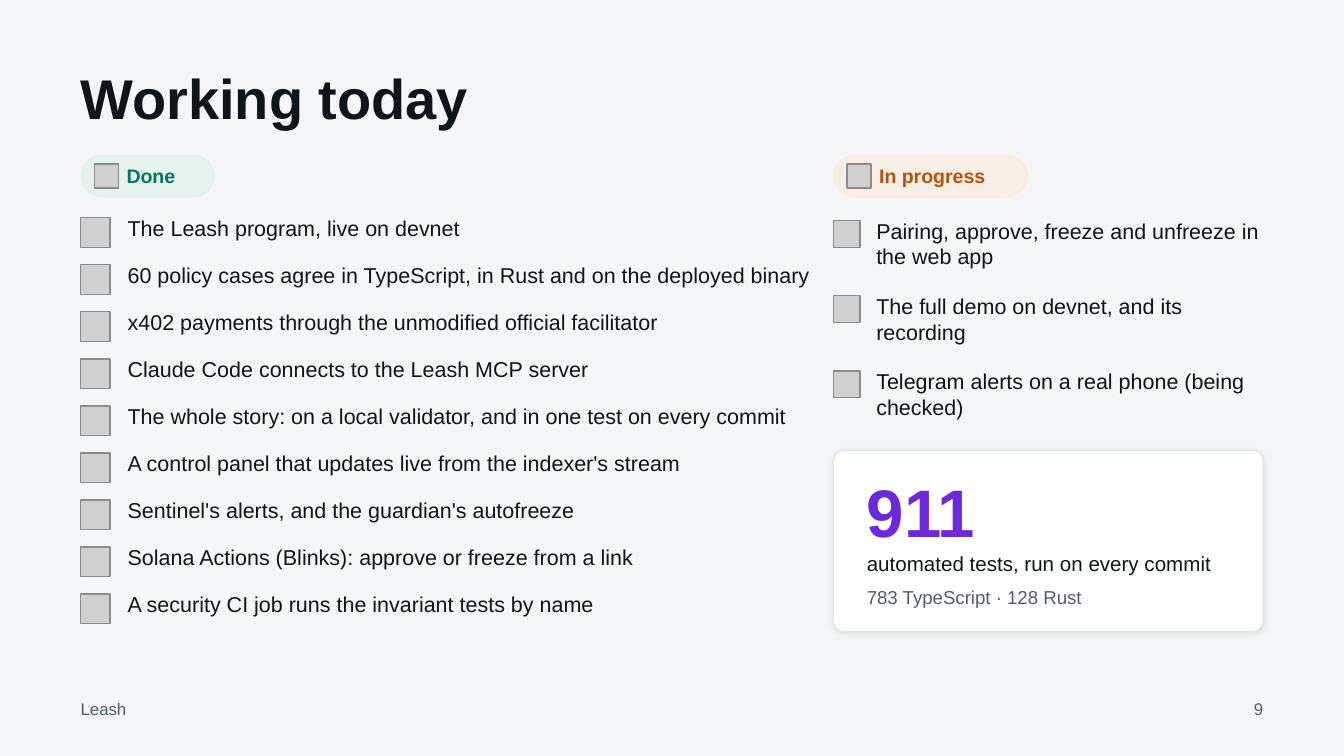
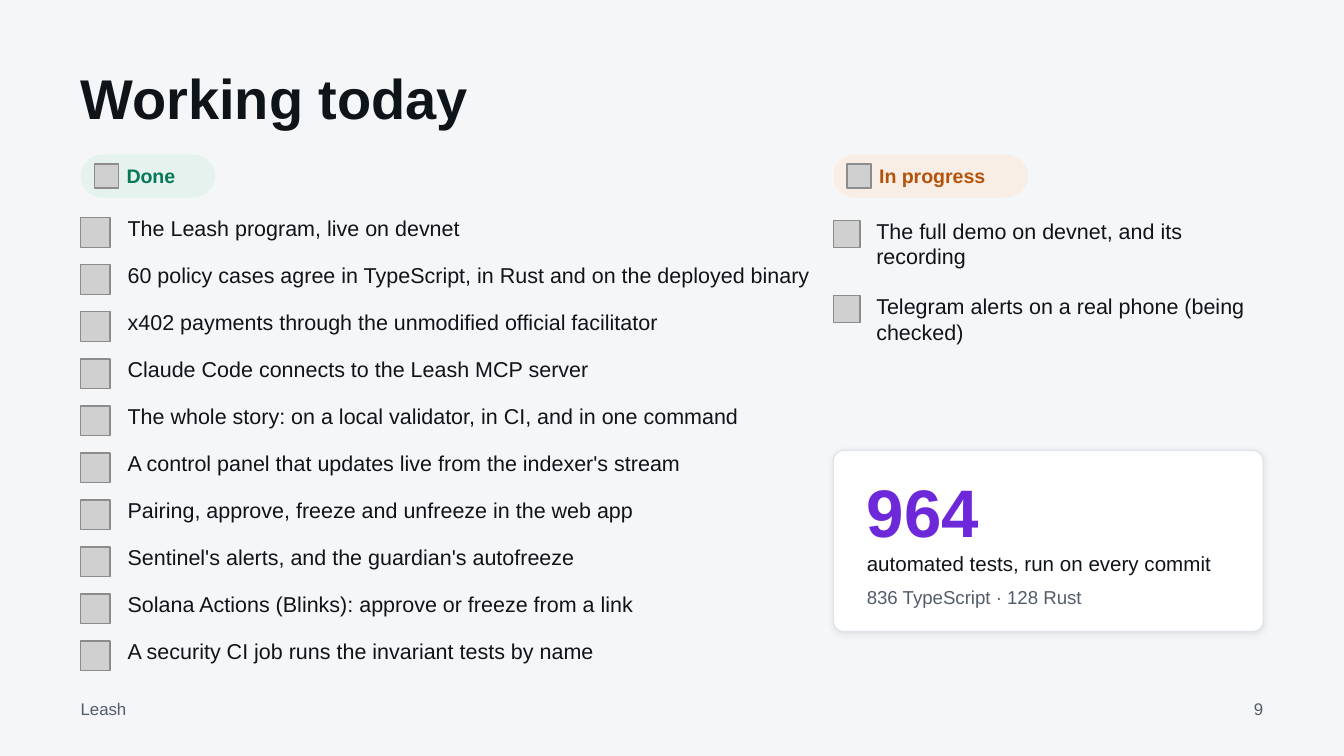
Before and after one commit to parthdeshmukh488-ops/hub, a slide deck: slide 9 of docs/pitch/leash-deck.pptx. Drawn at 1344x756 pixels with LibreOffice and Linux fonts; fonts in the diff are those of the drawing; grey boxes stand for pictures. Boxes give left, top, right and bottom in pixels: in the first picture for what was removed or moved away, otherwise in the second. Text is boxed around its words. In the diff, an @@ line names an element or a change of style, - is before the commit and + after.

```diff
--- a/docs/pitch/leash-deck.pptx
+++ b/docs/pitch/leash-deck.pptx
@@ text "The full demo on devnet, ...": place and size @@
-text "The full demo on devnet, ..." at (876,298,1182,345)
+text "The full demo on devnet, ..." at (876,223,1182,269)
@@ text "Telegram alerts on a real ...": place and size @@
-text "Telegram alerts on a real ..." at (876,373,1244,420)
+text "Telegram alerts on a real ..." at (876,298,1244,345)
@@ picture removed at (833,371,860,398) @@
@@ text at (128,408,738,429): text changed @@
-The whole story: on a local validator, and in one test on every commit
+The whole story: on a local validator, in CI, and in one command
@@ text "Pairing, approve, freeze and unfreeze ..." rewrapped from (876,223,1259,269) to (128,502,633,523) @@
@@ text at (867,490,979,538): text changed @@
-911
+964
@@ 3 texts: place and size @@
-3 texts at (128,502,633,617)
+3 texts at (128,549,633,664)
@@ text at (867,590,1081,608): text changed @@
-783 TypeScript · 128 Rust
+836 TypeScript · 128 Rust
@@ picture added at (81,641,110,671) @@
```
Also in this commit, not shown: 1 other slide changed, 9 other files.
